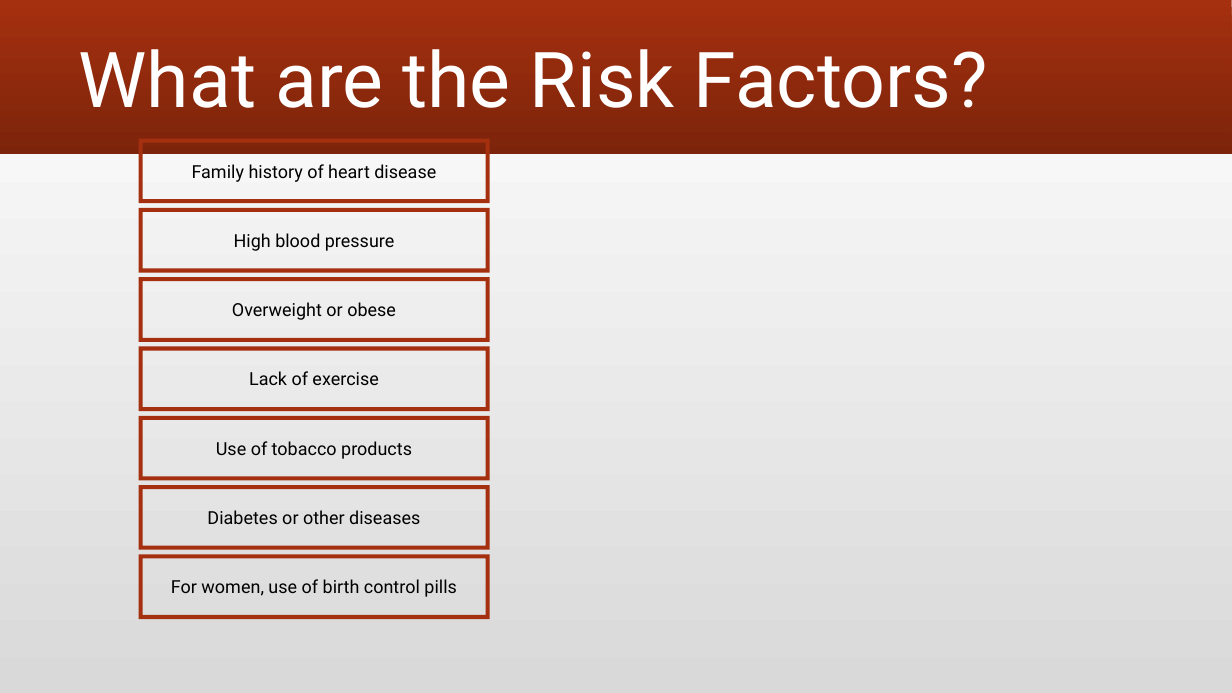
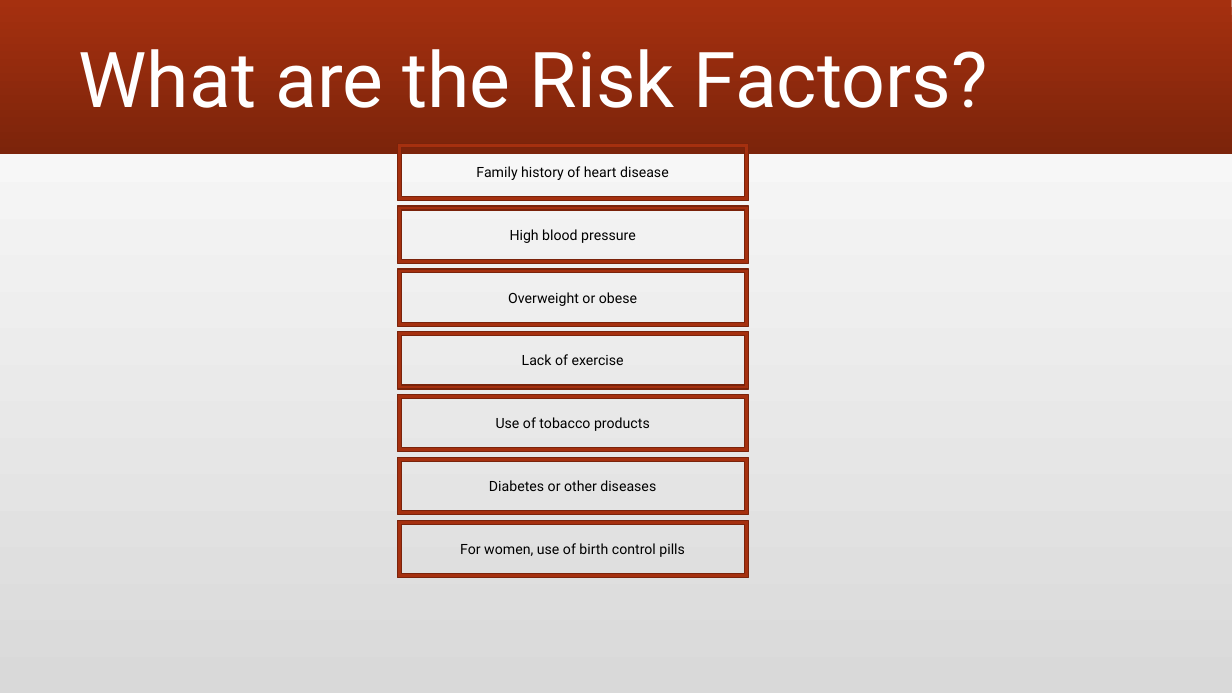
Before and after one commit to melaniecailao23-max/HEART, a slide deck: slide 3 of Cailao_Exp22_PPT_Ch03_ML2_Heart.pptx. Drawn at 1232x693 pixels with LibreOffice and Linux fonts; fonts in the diff are those of the drawing. Boxes give left, top, right and bottom in pixels: in the first picture for what was removed or moved away, otherwise in the second. Text is boxed around its words. In the diff, an @@ line names an element or a change of style, - is before the commit and + after.

```diff
--- a/Cailao_Exp22_PPT_Ch03_ML2_Heart.pptx
+++ b/Cailao_Exp22_PPT_Ch03_ML2_Heart.pptx
@@ frame "Family history of heart disease": place and size @@
-frame "Family history of heart disease" at (139, 139, 490, 203)
+frame "Family history of heart disease" at (397, 143, 749, 201)
@@ frame "High blood pressure": place and size @@
-frame "High blood pressure" at (139, 208, 490, 273)
+frame "High blood pressure" at (397, 206, 749, 263)
@@ frame "Overweight or obese": place and size @@
-frame "Overweight or obese" at (139, 277, 490, 342)
+frame "Overweight or obese" at (397, 269, 749, 326)
@@ frame "Lack of exercise": place and size @@
-frame "Lack of exercise" at (139, 347, 490, 411)
+frame "Lack of exercise" at (397, 332, 749, 389)
@@ frame "Use of tobacco products": place and size @@
-frame "Use of tobacco products" at (139, 416, 490, 481)
+frame "Use of tobacco products" at (397, 395, 749, 452)
@@ frame "Diabetes or other diseases": place and size @@
-frame "Diabetes or other diseases" at (139, 485, 490, 550)
+frame "Diabetes or other diseases" at (397, 457, 749, 515)
@@ size 14 to 11 pt; outline none to #7A240B 1 pt; proportions changed in 7 elements at (397, 143, 749, 201), (397, 206, 749, 263), (397, 269, 749, 326), (397, 332, 749, 389), (397, 395, 749, 452), (397, 457, 749, 515), (397, 520, 749, 578) @@
@@ frame "For women, use of birth ...": place and size @@
-frame "For women, use of birth ..." at (139, 555, 490, 619)
+frame "For women, use of birth ..." at (397, 520, 749, 578)
```
Also in this commit, not shown: 2 other slides changed, 1 other file.
